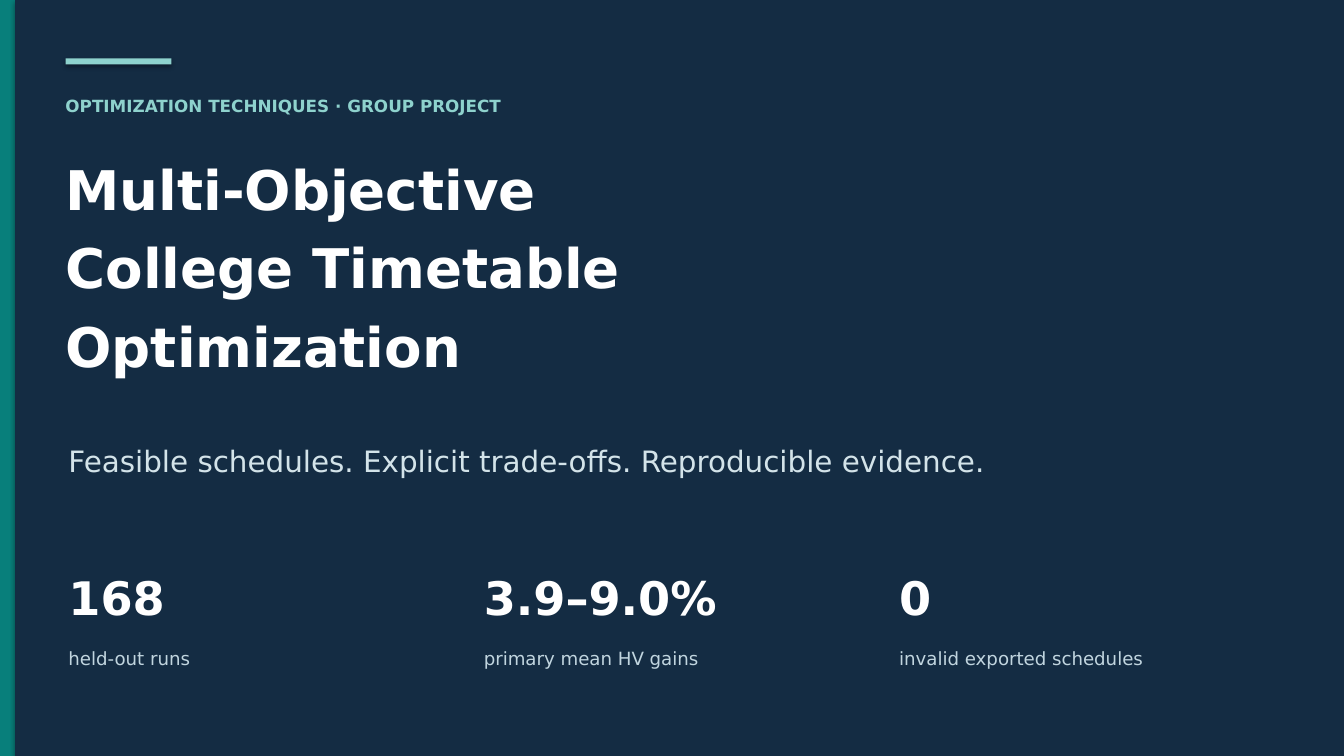
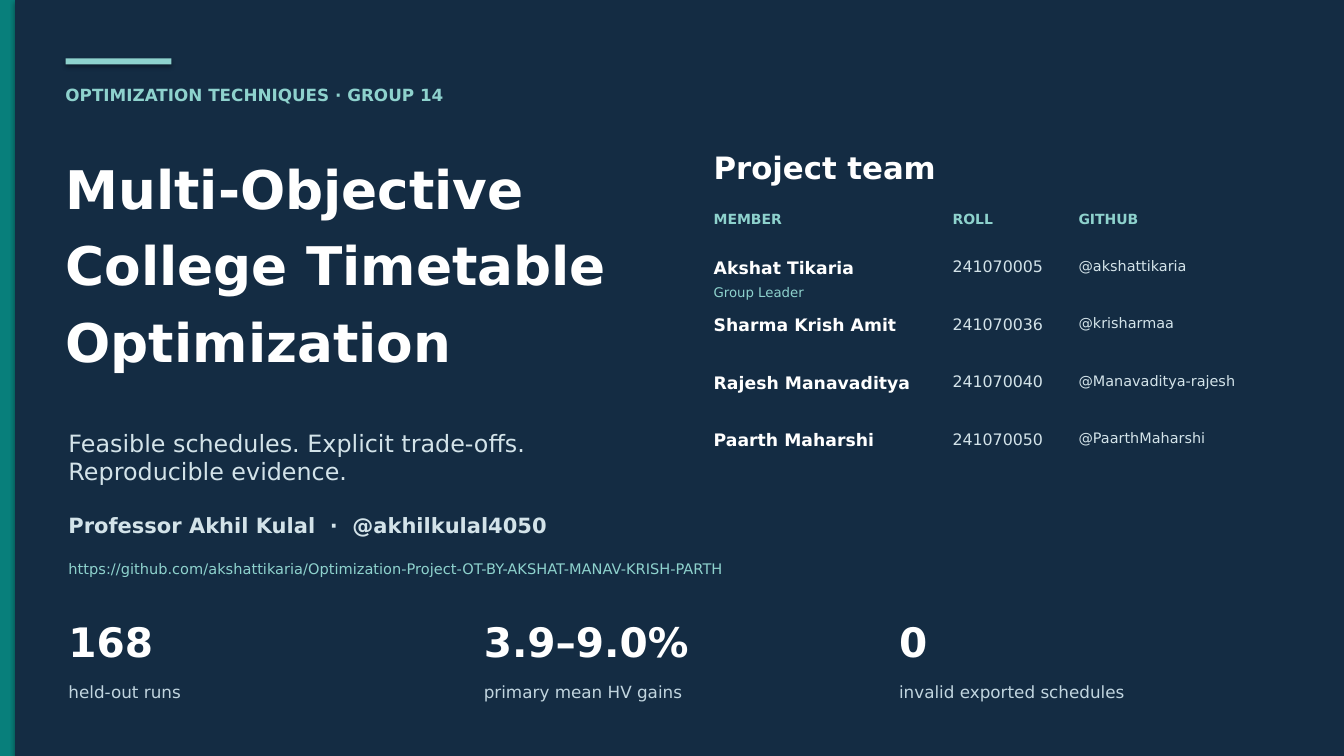
Before and after one commit to PaarthMaharshi/Optimization-Project-OT-BY-AKSHAT-MANAV-KRISH-PARTH, a slide deck: slide 1 of presentation/college_timetable_optimization.pptx. Drawn at 1344x756 pixels with LibreOffice and Linux fonts; fonts in the diff are those of the drawing. Boxes give left, top, right and bottom in pixels: in the first picture for what was removed or moved away, otherwise in the second. Text is boxed around its words. In the diff, an @@ line names an element or a change of style, - is before the commit and + after.

Commit message:
docs: add Group 14 identities and verified contributions

```diff
--- a/presentation/college_timetable_optimization.pptx
+++ b/presentation/college_timetable_optimization.pptx
@@ text at (65,88,443,104): text changed @@
-OPTIMIZATION TECHNIQUES · GROUP PROJECT
+OPTIMIZATION TECHNIQUES · GROUP 14
@@ text "Multi-Objective" at (66,168,606,373): size 39 to 38 pt @@
@@ text added at (714,155,935,186), 22 pt, text #FFFFFF, bold @@
+Project team
@@ text added at (714,214,782,224), 10 pt, text #8ED2CD, bold @@
+MEMBER
@@ text added at (953,213,993,224), 10 pt, text #8ED2CD, bold @@
+ROLL
@@ text added at (1079,213,1139,224), 10 pt, text #8ED2CD, bold @@
+GITHUB
@@ text added at (714,261,854,275), 12.3 pt, text #FFFFFF, bold @@
+Akshat Tikaria
@@ text added at (953,260,1044,272), 11.3 pt, text #D3E3E9 @@
+241070005
@@ text added at (1079,260,1187,274), 10.3 pt, text #D3E3E9 @@
+@akshattikaria
@@ text added at (714,287,804,300), 9.5 pt, text #8ED2CD @@
+Group Leader
@@ text added at (714,318,897,332), 12.3 pt, text #FFFFFF, bold @@
+Sharma Krish Amit
@@ text added at (953,318,1044,330), 11.3 pt, text #D3E3E9 @@
+241070036
@@ text added at (1079,317,1175,331), 10.3 pt, text #D3E3E9 @@
+@krisharmaa
@@ text added at (714,376,910,393), 12.3 pt, text #FFFFFF, bold @@
+Rajesh Manavaditya
@@ text added at (953,375,1044,387), 11.3 pt, text #D3E3E9 @@
+241070040
@@ text added at (1079,375,1236,389), 10.3 pt, text #D3E3E9 @@
+@Manavaditya-rajesh
@@ text "Feasible schedules. Explicit trade-offs. Reproducible ...": place and size @@
-text "Feasible schedules. Explicit trade-offs. Reproducible ..." at (68,449,985,478)
+text "Feasible schedules. Explicit trade-offs. Reproducible ..." at (68,434,525,485)
@@ text "Feasible schedules. Explicit trade-offs. Reproducible ..." at (68,434,525,485): size 21 to 17 pt @@
@@ text added at (714,433,874,447), 12.3 pt, text #FFFFFF, bold @@
+Paarth Maharshi
@@ text added at (953,433,1044,445), 11.3 pt, text #D3E3E9 @@
+241070050
@@ text added at (1079,432,1206,446), 10.3 pt, text #D3E3E9 @@
+@PaarthMaharshi
@@ text added at (68,517,546,537), 15 pt, text #D3E3E9, bold @@
+Professor Akhil Kulal · @akhilkulal4050
@@ text added at (68,563,722,577), 10.4 pt, text #8ED2CD @@
+https://github.com/akshattikaria/Optimization-Project-OT-BY-AKSHAT-MANAV-KRISH-PARTH
@@ text "168": place and size @@
-text "168" at (68,580,164,616)
+text "168" at (68,627,153,658)
@@ text "3.9–9.0%": place and size @@
-text "3.9–9.0%" at (484,580,717,616)
+text "3.9–9.0%" at (484,627,689,658)
@@ size 33 to 29 pt in 3 elements at (68,627,153,658), (484,627,689,658), (899,627,927,658) @@
@@ text "0": place and size @@
-text "0" at (899,580,931,616)
+text "0" at (899,627,927,658)
@@ 3 texts: place and size @@
-3 texts at (68,651,1143,669)
+3 texts at (68,685,1125,702)
@@ size 13 to 12 pt in 3 elements at (68,685,181,698), (484,685,682,702), (899,685,1125,702) @@
```
Also in this commit, not shown: 21 other slides changed, 1 slide added, 14 other files.
